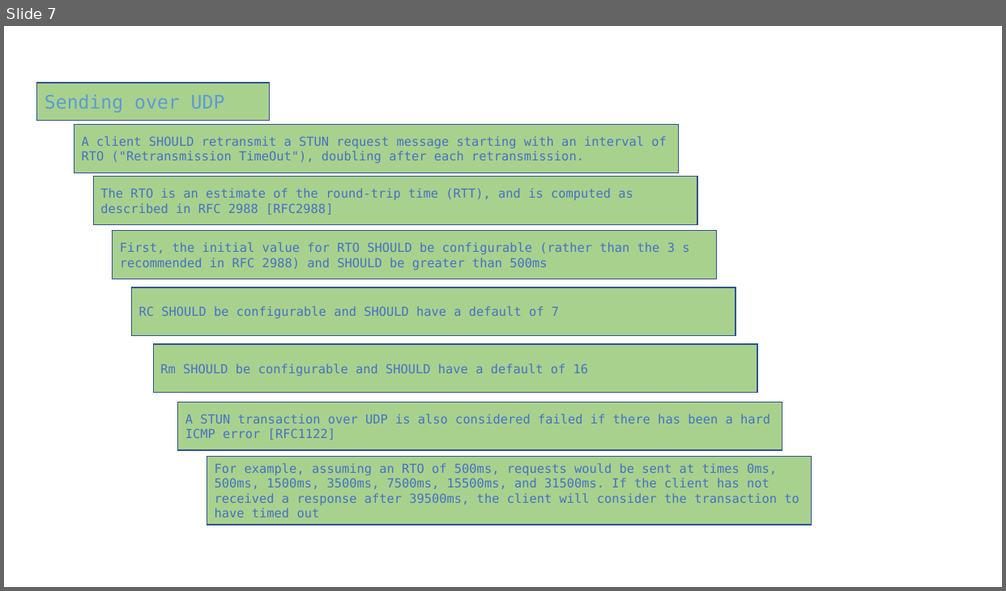
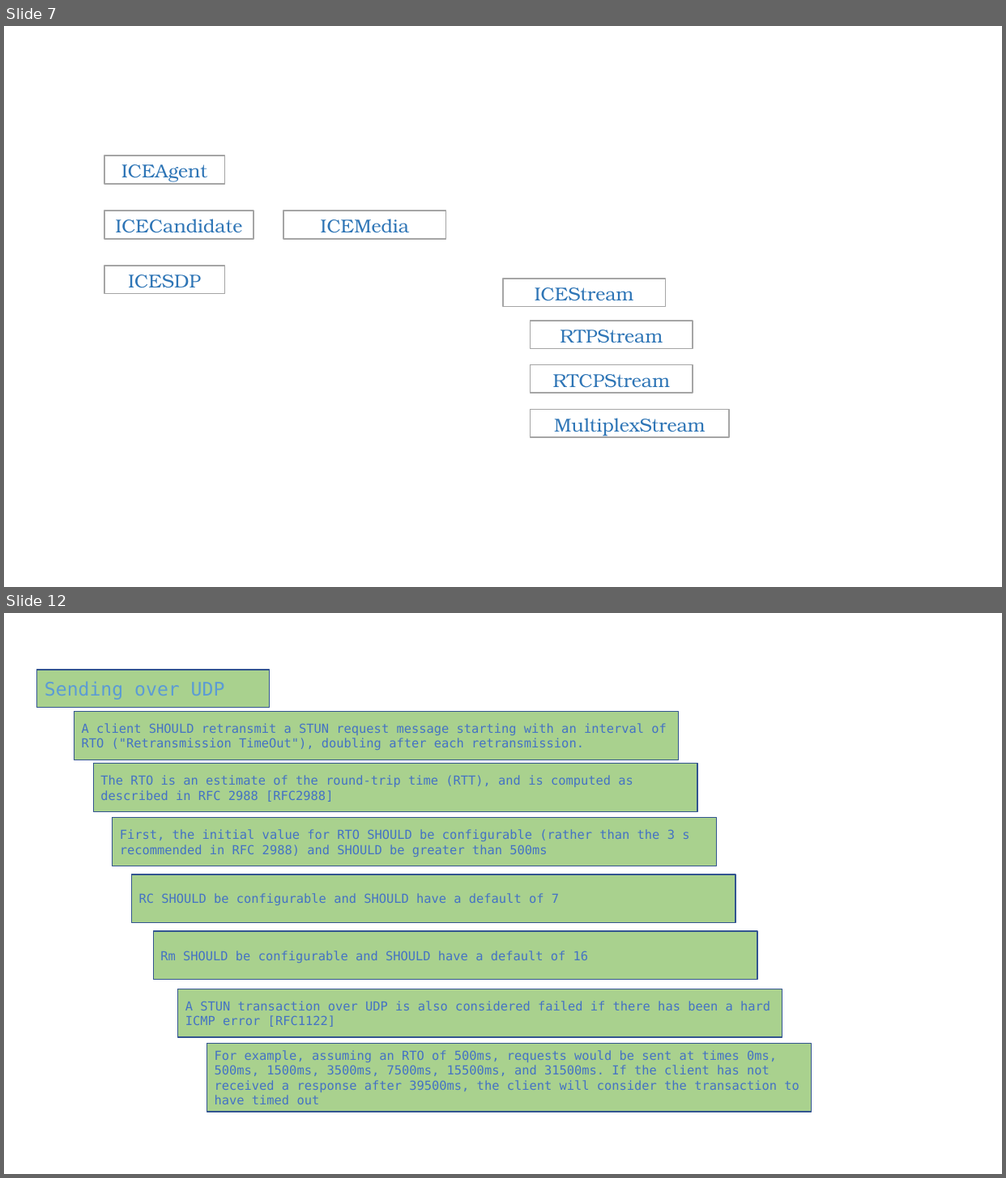
Before and after one commit to httpmail/ice, a slide deck: docs.pptx. Shown one above the other, each under a label of ours: slide 7 before the commit, slides 7 and 12 after it; the slides between them are not shown. The pictures are 1006x591 and 1006x1178 pixels, drawn with LibreOffice and Linux fonts; fonts in the diff are those of the drawing. Boxes give left, top, right and bottom in pixels: in the first picture for what was removed or moved away, otherwise in the second. Text is boxed around its words. In the diff, an @@ line names an element or a change of style, - is before the commit and + after.

```diff
--- a/docs.pptx
+++ b/docs.pptx
@@ slide 7 added at (4,26,1002,587), background #FFFFFF @@
@@ rectangle added at (104,156,225,183), outline #A5A5A5 1.25 pt, 18 pt, text #2E75B6 @@
+ICEAgent
@@ rectangle added at (104,211,253,238), outline #A5A5A5 1.25 pt, 18 pt, text #2E75B6 @@
+ICECandidate
@@ rectangle added at (284,211,446,238), outline #A5A5A5 1.25 pt, 18 pt, text #2E75B6 @@
+ICEMedia
@@ rectangle added at (104,266,225,293), outline #A5A5A5 1.25 pt, 18 pt, text #2E75B6 @@
+ICESDP
@@ rectangle added at (503,279,666,307), outline #A5A5A5 1.25 pt, 18 pt, text #2E75B6 @@
+ICEStream
@@ rectangle added at (530,321,692,348), outline #A5A5A5 1.25 pt, 18 pt, text #2E75B6 @@
+RTPStream
@@ rectangle added at (530,365,692,393), outline #A5A5A5 1.25 pt, 18 pt, text #2E75B6 @@
+RTCPStream
@@ rectangle added at (530,410,730,437), outline #A5A5A5 1.25 pt, 18 pt, text #2E75B6 @@
+MultiplexStream
@@ what was slide 7 is now slide 12 @@
```
Also in this commit, not shown: 12 slides changed, 7 other slides added, 5 slides removed, 17 other files.
